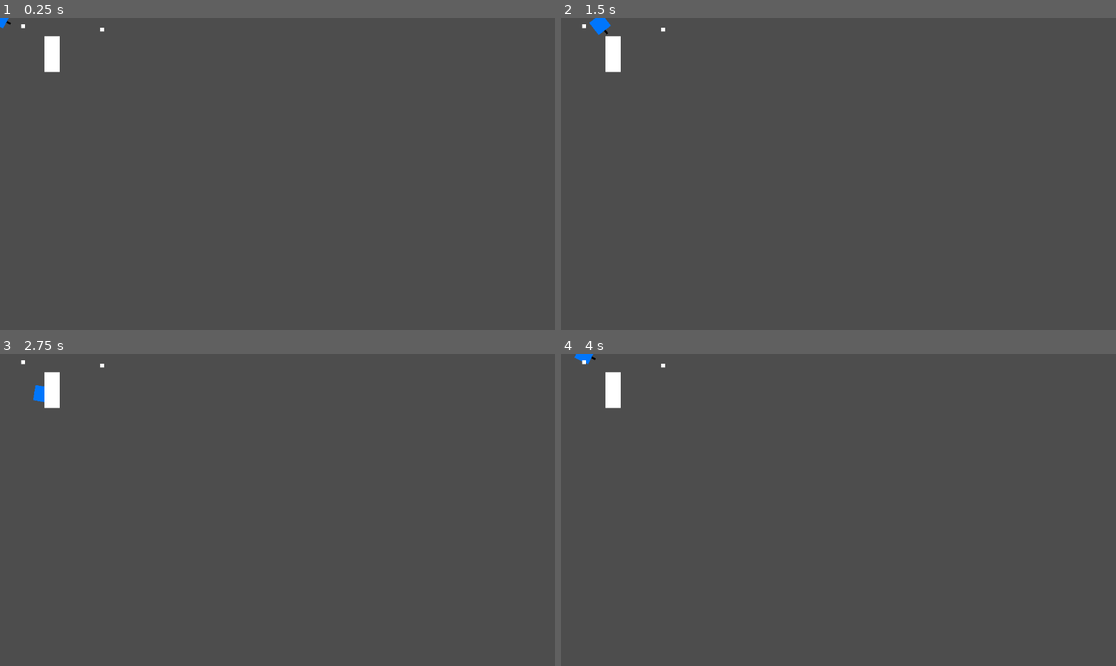
Above: before the commit, frames 1-4 (two rows, left to right).
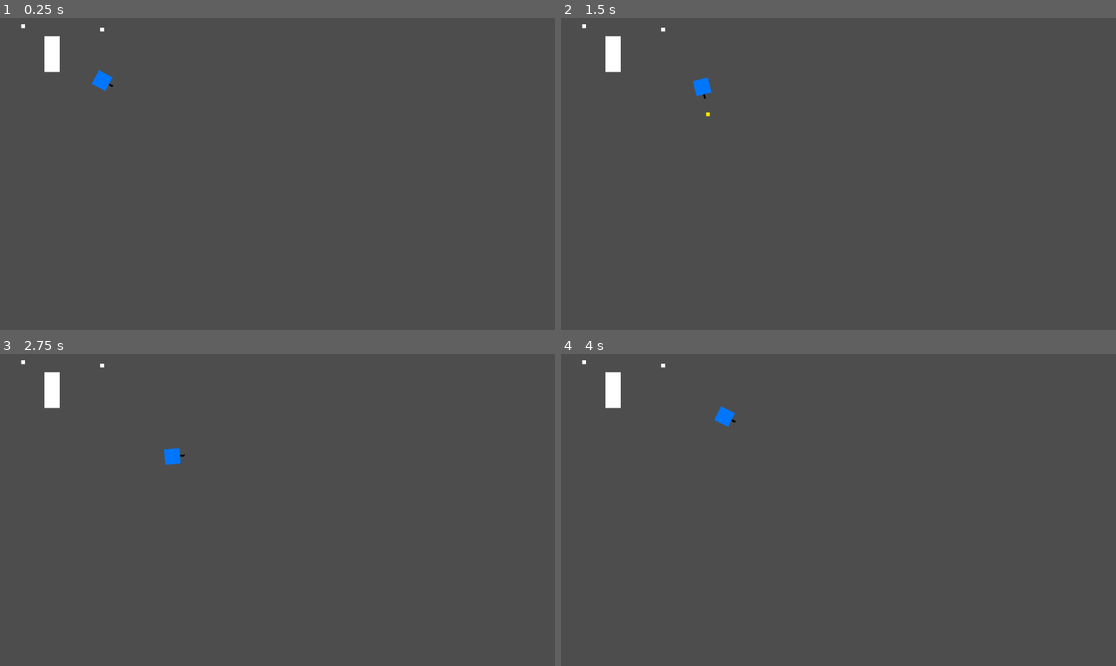
Above: after the commit, the same moments.

Repository: rledford/drone-commander-2025
Game: Godot game, scene res://main.tscn
Same seed, same stepped clock (60 frames per second), same inputs: the game is played once before the commit and once after it.
Inputs (mouse positions are in pixels of both pictures, inside the frame that each line leads up to):
- Up to frame 1 (0.25 s): no input
- Up to frame 2 (1.5 s): tap Enter at 0.5 s; move the mouse to (960, 158) at 0.52 s; hold D (move_right) 0.53-1.28 s; tap E (interact) at 0.6 s; move the mouse to (727, 189) at 1.27 s; hold S (move_down) from 1.28 s (still down); click (727, 189) at 1.35 s
- Up to frame 3 (2.75 s): move the mouse to (333, 441) at 2.02 s; release S (move_down) at 2.03 s; hold D (move_right) from 2.03 s (still down); tap E (interact) at 2.1 s
- Up to frame 4 (4 s): move the mouse to (810, 572) at 2.77 s; release D (move_right) at 2.78 s; hold W (move_up) 2.78-3.53 s; click (810, 572) at 2.85 s; move the mouse to (1005, 556) at 3.52 s; hold A (move_left) from 3.53 s (still down); tap E (interact) at 3.6 s

The runs differ from the first frame. In frame 1, 0.2% of the frame differs, in the area x 0-21%, y 0-24%; in frame 2, 0.3%, in the area x 5-28%, y 0-32%; in frame 3, 0.2%; in frame 4, 0.2%.

Commit message:
chore: Remove unused components.

Diff:
--- a/components/pool_component/pool_component.gd
+++ /dev/null
@@ -1,43 +0,0 @@
-extends Node
-
-@export var _entity: PackedScene
-@export var _size: int = 1
-
-var _pool: Array[Node] = []
-
-func init(entity: PackedScene, size: int = 1) -> void:
-	_entity = entity
-	_size = size
-
-func _ready() -> void:
-	for i in _size:
-		_pool.append(_entity.instantiate())
-
-func acquire() -> Node:
-	if _pool.is_empty():
-		var new_entity = _entity.instantiate()
-		add_child(new_entity)
-
-		return new_entity
-	else:
-		var entity: Node = _pool.pop_back()
-		_activate(entity)
-
-		return entity
-
-
-func release(node: Node) -> void:
-	_deactivate(node)
-	_pool.append(node)
-
-
-func _activate(node: Node2D):
-	node.set_process(true)
-	node.set_physics_process(true)
-	node.visible = true
-
-
-func _deactivate(node: Node2D):
-	node.set_process(false)
-	node.set_physics_process(false)
-	node.visible = false
--- a/components/pool_component/pool_component.tscn
+++ /dev/null
@@ -1,6 +0,0 @@
-[gd_scene load_steps=2 format=3 uid="uid://xr5uduk3fqnb"]
-
-[ext_resource type="Script" uid="uid://ceoaei3qq7uxi" path="res://components/pool_component/pool_component.gd" id="1_ruvtv"]
-
-[node name="PoolComponent" type="Node"]
-script = ExtResource("1_ruvtv")
--- a/main.tscn
+++ b/main.tscn
@@ -16,12 +16,15 @@
 
 [node name="World" type="Node2D" parent="."]
 
+[node name="Bullets" type="Node" parent="World"]
+
 [node name="Player" type="Node" parent="World"]
-
-[node name="Player" parent="World/Player" instance=ExtResource("2_0xm2m")]
 
 [node name="Workbench" parent="World/Player" instance=ExtResource("3_h2yge")]
 position = Vector2(108, 75)
+
+[node name="Player" parent="World/Player" instance=ExtResource("2_0xm2m")]
+position = Vector2(212, 130)
 
 [node name="Drones" type="Node" parent="World"]
 
@@ -39,6 +42,4 @@
 
 [node name="Base" type="Node" parent="World"]
 
-[node name="Bullets" type="Node" parent="World"]
-
 [node name="UI" type="CanvasLayer" parent="."]
Not shown, removed: components/pool_component/pool_component.gd.uid
